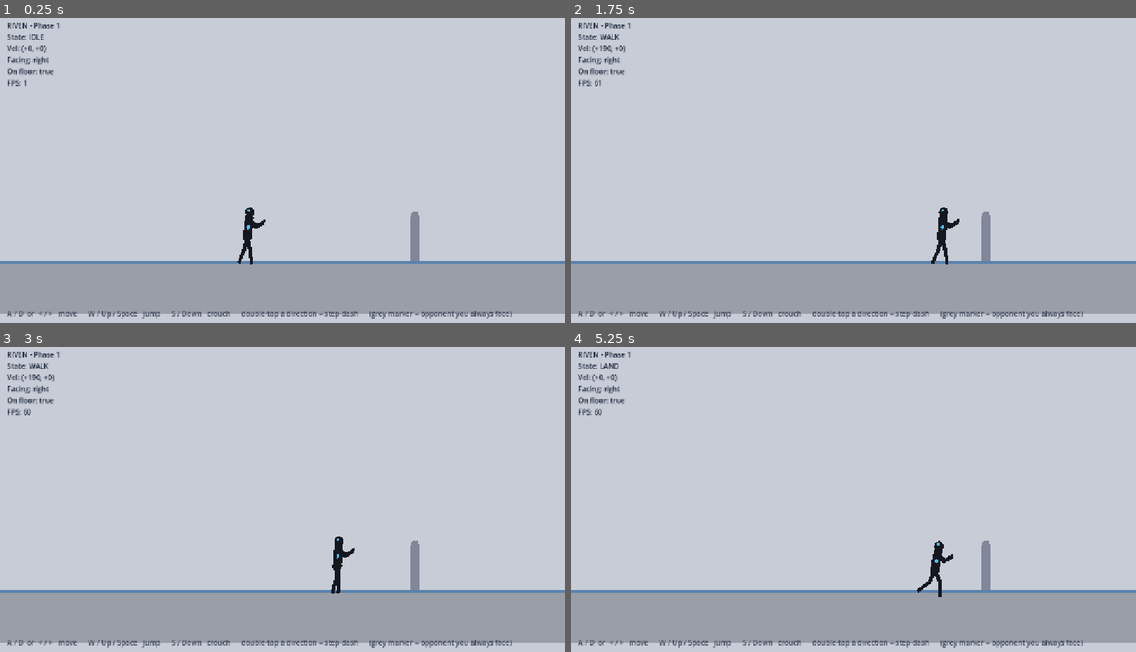
Above: before the commit, frames 1-4 (two rows, left to right).
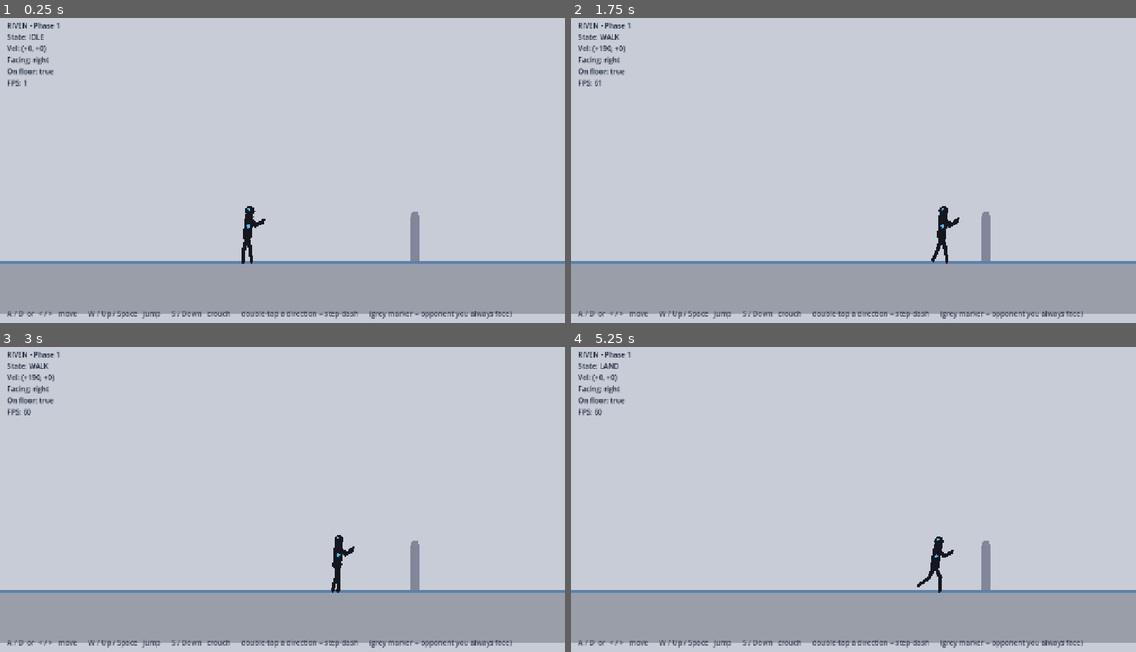
Above: after the commit, the same moments.

Repository: RJL-Marquez/RIVEN
Game: Godot game, scene res://scenes/Arena.tscn
Two runs of this game, one before a commit and one after it. Both use one fixed random seed, a clock stepped at 60 frames per second and the inputs below.
Inputs:
- Up to frame 1 (0.25 s): no input
- Up to frame 2 (1.75 s): hold D (move_right) from 0.53 s (still down); tap J (attack) at 0.6 s; tap W (jump) at 0.77, 1.52 s; tap L (block) at 1.35 s
- Up to frame 3 (3 s): release D (move_right) at 2.03 s; hold A (move_left) 2.03-2.78 s; hold S (crouch) 2.03-2.78 s; hold D (move_right) from 2.78 s (still down); tap K (kick) at 2.85 s
- Up to frame 4 (5.25 s): tap W (jump) at 3.02, 3.77, 4.52 s; tap I (magic) at 3.6 s; release D (move_right) at 4.28 s; hold A (move_left) 4.28-5.03 s; tap Space at 4.35 s; hold D (move_right) from 5.03 s (still down); tap J (attack) at 5.1 s

The runs differ from the first frame. In frame 1, less than 0.1% of the frame differs, in the area x 42-47%, y 61-81%; in frame 2, less than 0.1%; in frame 3, less than 0.1%; in frame 4, 0.2%, in the area x 61-68%, y 62-82%.

Commit message:
Phase 1: solid-floor ground clamp + level idle feet
- Add a runtime ground clamp: when on the floor, the rig is shifted so the
  body's lowest sampled point sits exactly on the ground — never clipping
  below it, never floating above it (skipped while airborne). Protects every
  grounded pose/move automatically.
- Make the idle stance symmetric (mirror the back lower-leg) so both feet land
  at the same height instead of one slightly lower.

Co-Authored-By: Claude Opus 4.8 <noreply@anthropic.com>

Diff:
--- a/actors/fighter/Fighter.tscn
+++ b/actors/fighter/Fighter.tscn
@@ -413,7 +413,7 @@
 "times": PackedFloat32Array(0, 0.12, 0.22),
 "transitions": PackedFloat32Array(1, 1, 1),
 "update": 0,
-"values": [0.13962634015954636, 0.17453292519943295, 0.17453292519943295]
+"values": [-0.13962634015954636, 0.17453292519943295, 0.17453292519943295]
 }
 tracks/9/type = "value"
 tracks/9/imported = false
@@ -567,7 +567,7 @@
 "times": PackedFloat32Array(0, 0.7, 1.4),
 "transitions": PackedFloat32Array(1, 1, 1),
 "update": 0,
-"values": [0.13962634015954636, 0.17453292519943295, 0.13962634015954636]
+"values": [-0.13962634015954636, -0.17453292519943295, -0.13962634015954636]
 }
 tracks/9/type = "value"
 tracks/9/imported = false
@@ -871,7 +871,7 @@
 "times": PackedFloat32Array(0, 0.15),
 "transitions": PackedFloat32Array(1, 1),
 "update": 0,
-"values": [0.13962634015954636, 0.9599310885968813]
+"values": [-0.13962634015954636, 0.9599310885968813]
 }
 tracks/9/type = "value"
 tracks/9/imported = false
@@ -1240,7 +1240,7 @@
 "times": PackedFloat32Array(0, 0.09),
 "transitions": PackedFloat32Array(1, 1),
 "update": 0,
-"values": [0.13962634015954636, 0.5235987755982988]
+"values": [-0.13962634015954636, 0.5235987755982988]
 }
 tracks/9/type = "value"
 tracks/9/imported = false
@@ -1436,129 +1436,129 @@
 &"walk": SubResource("Animation_1r1yd")
 }
 
-[node name="Fighter" type="CharacterBody2D" unique_id=1826793471]
+[node name="Fighter" type="CharacterBody2D" unique_id=1681606389]
 script = ExtResource("1_72gs3")
 
-[node name="CollisionShape2D" type="CollisionShape2D" parent="." unique_id=787767079]
+[node name="CollisionShape2D" type="CollisionShape2D" parent="." unique_id=2109726529]
 position = Vector2(0, -50)
 shape = SubResource("CapsuleShape2D_q78e4")
 
-[node name="Rig" type="Node2D" parent="." unique_id=968879881]
-
-[node name="Root" type="Node2D" parent="Rig" unique_id=483739659]
-
-[node name="pelvis" type="Node2D" parent="Rig/Root" unique_id=240442261]
+[node name="Rig" type="Node2D" parent="." unique_id=462510456]
+
+[node name="Root" type="Node2D" parent="Rig" unique_id=279151046]
+
+[node name="pelvis" type="Node2D" parent="Rig/Root" unique_id=393874876]
 position = Vector2(0, -58)
 
-[node name="torso" type="Node2D" parent="Rig/Root/pelvis" unique_id=203518416]
+[node name="torso" type="Node2D" parent="Rig/Root/pelvis" unique_id=1949673703]
 rotation = -1.5707964
 
-[node name="vis" type="Polygon2D" parent="Rig/Root/pelvis/torso" unique_id=1509617422]
+[node name="vis" type="Polygon2D" parent="Rig/Root/pelvis/torso" unique_id=138619173]
 z_index = 5
 z_as_relative = false
 color = Color(0.08235294, 0.09019608, 0.12156863, 1)
 polygon = PackedVector2Array(6.123032e-16, 10, -5, 8.660254, -8.660254, 5, -10, 1.2246064e-15, -8.660254, -5, -5, -8.660254, -1.8369095e-15, -10, 44, -10, 49, -8.660254, 52.660255, -5, 54, 0, 52.660255, 5, 49, 8.660254, 44, 10)
 
-[node name="upper_arm_back" type="Node2D" parent="Rig/Root/pelvis/torso" unique_id=145962138]
+[node name="upper_arm_back" type="Node2D" parent="Rig/Root/pelvis/torso" unique_id=1342848640]
 position = Vector2(38, 0)
 rotation = 3.2288592
 
-[node name="vis" type="Polygon2D" parent="Rig/Root/pelvis/torso/upper_arm_back" unique_id=21050447]
+[node name="vis" type="Polygon2D" parent="Rig/Root/pelvis/torso/upper_arm_back" unique_id=2136859334]
 z_as_relative = false
 color = Color(0.08235294, 0.09019608, 0.12156863, 1)
 polygon = PackedVector2Array(2.1430611e-16, 3.5, -1.75, 3.0310888, -3.0310888, 1.75, -3.5, 4.2861222e-16, -3.0310888, -1.75, -1.75, -3.0310888, -6.4291834e-16, -3.5, 22, -3.5, 23.75, -3.0310888, 25.03109, -1.75, 25.5, 0, 25.03109, 1.75, 23.75, 3.0310888, 22, 3.5)
 
-[node name="lower_arm_back" type="Node2D" parent="Rig/Root/pelvis/torso/upper_arm_back" unique_id=10330710]
+[node name="lower_arm_back" type="Node2D" parent="Rig/Root/pelvis/torso/upper_arm_back" unique_id=1068975027]
 position = Vector2(22, 0)
 rotation = 0.13962634
 
-[node name="vis" type="Polygon2D" parent="Rig/Root/pelvis/torso/upper_arm_back/lower_arm_back" unique_id=546460048]
+[node name="vis" type="Polygon2D" parent="Rig/Root/pelvis/torso/upper_arm_back/lower_arm_back" unique_id=1992085554]
 z_as_relative = false
 color = Color(0.08235294, 0.09019608, 0.12156863, 1)
 polygon = PackedVector2Array(1.8369095e-16, 3, -1.5, 2.598076, -2.598076, 1.5, -3, 3.673819e-16, -2.598076, -1.5, -1.5, -2.598076, -5.5107286e-16, -3, 20, -3, 21.5, -2.598076, 22.598076, -1.5, 23, 0, 22.598076, 1.5, 21.5, 2.598076, 20, 3)
 
-[node name="upper_arm_front" type="Node2D" parent="Rig/Root/pelvis/torso" unique_id=188648669]
+[node name="upper_arm_front" type="Node2D" parent="Rig/Root/pelvis/torso" unique_id=367116894]
 position = Vector2(38, 0)
 rotation = 3.0543263
 
-[node name="vis" type="Polygon2D" parent="Rig/Root/pelvis/torso/upper_arm_front" unique_id=338626773]
+[node name="vis" type="Polygon2D" parent="Rig/Root/pelvis/torso/upper_arm_front" unique_id=528124032]
 z_index = 10
 z_as_relative = false
 color = Color(0.08235294, 0.09019608, 0.12156863, 1)
 polygon = PackedVector2Array(2.1430611e-16, 3.5, -1.75, 3.0310888, -3.0310888, 1.75, -3.5, 4.2861222e-16, -3.0310888, -1.75, -1.75, -3.0310888, -6.4291834e-16, -3.5, 22, -3.5, 23.75, -3.0310888, 25.03109, -1.75, 25.5, 0, 25.03109, 1.75, 23.75, 3.0310888, 22, 3.5)
 
-[node name="lower_arm_front" type="Node2D" parent="Rig/Root/pelvis/torso/upper_arm_front" unique_id=1279716175]
+[node name="lower_arm_front" type="Node2D" parent="Rig/Root/pelvis/torso/upper_arm_front" unique_id=1838824023]
 position = Vector2(22, 0)
 rotation = 0.13962634
 
-[node name="vis" type="Polygon2D" parent="Rig/Root/pelvis/torso/upper_arm_front/lower_arm_front" unique_id=385492259]
+[node name="vis" type="Polygon2D" parent="Rig/Root/pelvis/torso/upper_arm_front/lower_arm_front" unique_id=515632252]
 z_index = 10
 z_as_relative = false
 color = Color(0.08235294, 0.09019608, 0.12156863, 1)
 polygon = PackedVector2Array(1.8369095e-16, 3, -1.5, 2.598076, -2.598076, 1.5, -3, 3.673819e-16, -2.598076, -1.5, -1.5, -2.598076, -5.5107286e-16, -3, 20, -3, 21.5, -2.598076, 22.598076, -1.5, 23, 0, 22.598076, 1.5, 21.5, 2.598076, 20, 3)
 
-[node name="head" type="Node2D" parent="Rig/Root/pelvis/torso" unique_id=875532123]
+[node name="head" type="Node2D" parent="Rig/Root/pelvis/torso" unique_id=1521395677]
 position = Vector2(44, 0)
 
-[node name="vis" type="Polygon2D" parent="Rig/Root/pelvis/torso/head" unique_id=2057130212]
+[node name="vis" type="Polygon2D" parent="Rig/Root/pelvis/torso/head" unique_id=1615776190]
 z_index = 13
 z_as_relative = false
 color = Color(0.08235294, 0.09019608, 0.12156863, 1)
 polygon = PackedVector2Array(23, 0, 22.162674, 4.2095175, 19.778175, 7.7781744, 16.209518, 10.162675, 12, 11, 7.7904825 …(220 unchanged characters)…
 
-[node name="eye" type="Polygon2D" parent="Rig/Root/pelvis/torso/head" unique_id=859600002]
+[node name="eye" type="Polygon2D" parent="Rig/Root/pelvis/torso/head" unique_id=596932227]
 z_index = 22
 z_as_relative = false
 color = Color(0.28627452, 0.7607843, 1, 1)
 polygon = PackedVector2Array(18.6, -3, 18.402086, -2.005023, 17.838478, -1.1615225, 16.994976, -0.59791327, 16, -0.4000 …(229 unchanged characters)…
 
-[node name="gem" type="Polygon2D" parent="Rig/Root/pelvis/torso" unique_id=1942752883]
+[node name="gem" type="Polygon2D" parent="Rig/Root/pelvis/torso" unique_id=568854030]
 z_index = 23
 z_as_relative = false
 color = Color(0.28627452, 0.7607843, 1, 1)
 polygon = PackedVector2Array(22, -4, 28, 0, 22, 4, 16, 0)
 
-[node name="upper_leg_back" type="Node2D" parent="Rig/Root/pelvis" unique_id=29163834]
+[node name="upper_leg_back" type="Node2D" parent="Rig/Root/pelvis" unique_id=1419294833]
 rotation = 1.6580628
 
-[node name="vis" type="Polygon2D" parent="Rig/Root/pelvis/upper_leg_back" unique_id=1335734583]
+[node name="vis" type="Polygon2D" parent="Rig/Root/pelvis/upper_leg_back" unique_id=474700667]
 z_as_relative = false
 color = Color(0.08235294, 0.09019608, 0.12156863, 1)
 polygon = PackedVector2Array(2.7553643e-16, 4.5, -2.25, 3.8971143, -3.8971143, 2.25, -4.5, 5.5107286e-16, -3.8971143, -2.25, -2.25, -3.8971143, -8.266093e-16, -4.5, 30, -4.5, 32.25, -3.8971143, 33.897114, -2.25, 34.5, 0, 33.897114, 2.25, 32.25, 3.8971143, 30, 4.5)
 
-[node name="lower_leg_back" type="Node2D" parent="Rig/Root/pelvis/upper_leg_back" unique_id=1345008125]
+[node name="lower_leg_back" type="Node2D" parent="Rig/Root/pelvis/upper_leg_back" unique_id=1670525649]
 position = Vector2(30, 0)
 
-[node name="vis" type="Polygon2D" parent="Rig/Root/pelvis/upper_leg_back/lower_leg_back" unique_id=1169634942]
+[node name="vis" type="Polygon2D" parent="Rig/Root/pelvis/upper_leg_back/lower_leg_back" unique_id=932120897]
 z_as_relative = false
 color = Color(0.08235294, 0.09019608, 0.12156863, 1)
 polygon = PackedVector2Array(2.4492127e-16, 4, -2, 3.4641016, -3.4641016, 2, -4, 4.8984254e-16, -3.4641016, -2, -2, -3.4641016, -7.347638e-16, -4, 30, -4, 32, -3.4641016, 33.4641, -2, 34, 0, 33.4641, 2, 32, 3.4641016, 30, 4)
 
-[node name="upper_leg_front" type="Node2D" parent="Rig/Root/pelvis" unique_id=593850652]
+[node name="upper_leg_front" type="Node2D" parent="Rig/Root/pelvis" unique_id=1289810142]
 rotation = 1.4835298
 
-[node name="vis" type="Polygon2D" parent="Rig/Root/pelvis/upper_leg_front" unique_id=42110563]
+[node name="vis" type="Polygon2D" parent="Rig/Root/pelvis/upper_leg_front" unique_id=1532597208]
 z_index = 10
 z_as_relative = false
 color = Color(0.08235294, 0.09019608, 0.12156863, 1)
 polygon = PackedVector2Array(2.7553643e-16, 4.5, -2.25, 3.8971143, -3.8971143, 2.25, -4.5, 5.5107286e-16, -3.8971143, -2.25, -2.25, -3.8971143, -8.266093e-16, -4.5, 30, -4.5, 32.25, -3.8971143, 33.897114, -2.25, 34.5, 0, 33.897114, 2.25, 32.25, 3.8971143, 30, 4.5)
 
-[node name="lower_leg_front" type="Node2D" parent="Rig/Root/pelvis/upper_leg_front" unique_id=237966286]
+[node name="lower_leg_front" type="Node2D" parent="Rig/Root/pelvis/upper_leg_front" unique_id=1483417174]
 position = Vector2(30, 0)
 
-[node name="vis" type="Polygon2D" parent="Rig/Root/pelvis/upper_leg_front/lower_leg_front" unique_id=1851362241]
+[node name="vis" type="Polygon2D" parent="Rig/Root/pelvis/upper_leg_front/lower_leg_front" unique_id=656222447]
 z_index = 10
 z_as_relative = false
 color = Color(0.08235294, 0.09019608, 0.12156863, 1)
 polygon = PackedVector2Array(2.4492127e-16, 4, -2, 3.4641016, -3.4641016, 2, -4, 4.8984254e-16, -3.4641016, -2, -2, -3.4641016, -7.347638e-16, -4, 30, -4, 32, -3.4641016, 33.4641, -2, 34, 0, 33.4641, 2, 32, 3.4641016, 30, 4)
 
-[node name="hip" type="Polygon2D" parent="Rig/Root/pelvis" unique_id=211342810]
+[node name="hip" type="Polygon2D" parent="Rig/Root/pelvis" unique_id=1121640495]
 z_index = 4
 z_as_relative = false
 color = Color(0.08235294, 0.09019608, 0.12156863, 1)
 polygon = PackedVector2Array(11, 0, 10.162675, 4.2095175, 7.7781744, 7.7781744, 4.2095175, 10.162675, 6.735335e-16, 11, …(250 unchanged characters)…
 
-[node name="AnimationPlayer" type="AnimationPlayer" parent="." unique_id=447770518]
+[node name="AnimationPlayer" type="AnimationPlayer" parent="." unique_id=179831833]
 libraries/crouchmove = SubResource("AnimationLibrary_82kcb")
 libraries/dash = SubResource("AnimationLibrary_yk367")
 libraries/idle = SubResource("AnimationLibrary_lyinm")
--- a/actors/fighter/fighter.gd
+++ b/actors/fighter/fighter.gd
@@ -36,6 +36,21 @@
 
 const MOVES := "res://actors/fighter/moves/"
 
+# Points (node path + local offset to the limb's lower edge) sampled each frame
+# to find the body's lowest point, so it can be pinned to the ground.
+const GROUND_SAMPLES := [
+	["Rig/Root/pelvis/upper_leg_front/lower_leg_front", Vector2(30, 4)],
+	["Rig/Root/pelvis/upper_leg_back/lower_leg_back", Vector2(30, 4)],
+	["Rig/Root/pelvis/upper_leg_front/lower_leg_front", Vector2(0, 5)],
+	["Rig/Root/pelvis/upper_leg_back/lower_leg_back", Vector2(0, 5)],
+	["Rig/Root/pelvis/torso/upper_arm_front/lower_arm_front", Vector2(20, 3)],
+	["Rig/Root/pelvis/torso/upper_arm_back/lower_arm_back", Vector2(20, 3)],
+	["Rig/Root/pelvis/torso/head", Vector2(12, 11)],
+	["Rig/Root/pelvis", Vector2(0, 11)],
+	["Rig/Root/pelvis/torso", Vector2(22, 10)],
+	["Rig/Root/pelvis/torso", Vector2(44, 10)],
+]
+
 var facing := 1
 var state: State = State.IDLE
 
@@ -46,6 +61,7 @@
 var _time := 0.0
 var _last_tap := {-1: -999.0, 1: -999.0}
 var _opponent: Node2D
+var _ground_nodes: Array = []
 
 @onready var rig: Node2D = $Rig
 @onready var anim: AnimationPlayer = $AnimationPlayer
@@ -58,6 +74,11 @@
 	if move_air_flip == null: move_air_flip = load(MOVES + "air_flip.tres")
 	if move_roll_fwd == null: move_roll_fwd = load(MOVES + "roll_fwd.tres")
 	if move_roll_back == null: move_roll_back = load(MOVES + "roll_back.tres")
+	process_priority = 100  # run _ground_clamp after the AnimationPlayer poses the body
+	for s in GROUND_SAMPLES:
+		var n := get_node_or_null(NodePath(s[0]))
+		if n:
+			_ground_nodes.append([n, s[1]])
 
 func _physics_process(delta: float) -> void:
 	_time += delta
@@ -213,3 +234,21 @@
 func _play(anim_name: String) -> void:
 	if anim.has_animation(anim_name) and anim.current_animation != anim_name:
 		anim.play(anim_name)
+
+func _process(_delta: float) -> void:
+	_ground_clamp()
+
+func _ground_clamp() -> void:
+	# Solid floor: when on the ground, shift the rig vertically so the body's
+	# lowest sampled point sits exactly on the ground — never clipping below it,
+	# never floating above it. Left alone while airborne.
+	rig.position.y = 0.0
+	if not is_on_floor() or _ground_nodes.is_empty():
+		return
+	var ground_y := global_position.y
+	var lowest := -1.0e20
+	for s in _ground_nodes:
+		var wy: float = (s[0] as Node2D).to_global(s[1]).y
+		if wy > lowest:
+			lowest = wy
+	rig.position.y = ground_y - lowest
--- a/tools/build_rig_scene.gd
+++ b/tools/build_rig_scene.gd
@@ -46,7 +46,7 @@
 	"lower_leg_front": "Rig/Root/pelvis/upper_leg_front/lower_leg_front",
 }
 const GUARD := {"upper_arm_back": -52.0, "lower_arm_back": -82.0, "upper_arm_front": -58.0, "lower_arm_front": -74.0}
-const STANCE := {"upper_leg_back": 8.0, "lower_leg_back": 8.0, "upper_leg_front": -8.0, "lower_leg_front": 8.0}
+const STANCE := {"upper_leg_back": 8.0, "lower_leg_back": -8.0, "upper_leg_front": -8.0, "lower_leg_front": 8.0}
 
 const ANIMS := ["idle", "walk", "crouch", "prejump", "jump", "land", "lunge", "handspring", "airflip", "roll"]
 # Which library (folder) each animation goes in.
@@ -177,7 +177,7 @@
 			var low := _m([GUARD, STANCE, {"torso": 6.0}])
 			var high := _m([
 				{"upper_arm_back": -55.0, "lower_arm_back": -84.0, "upper_arm_front": -61.0, "lower_arm_front": -76.0},
-				{"upper_leg_back": 9.0, "lower_leg_back": 10.0, "upper_leg_front": -9.0, "lower_leg_front": 10.0},
+				{"upper_leg_back": 9.0, "lower_leg_back": -10.0, "upper_leg_front": -9.0, "lower_leg_front": 10.0},
 				{"torso": 9.0},
 			])
 			return {"length": 1.4, "loop": true, "keys": [
